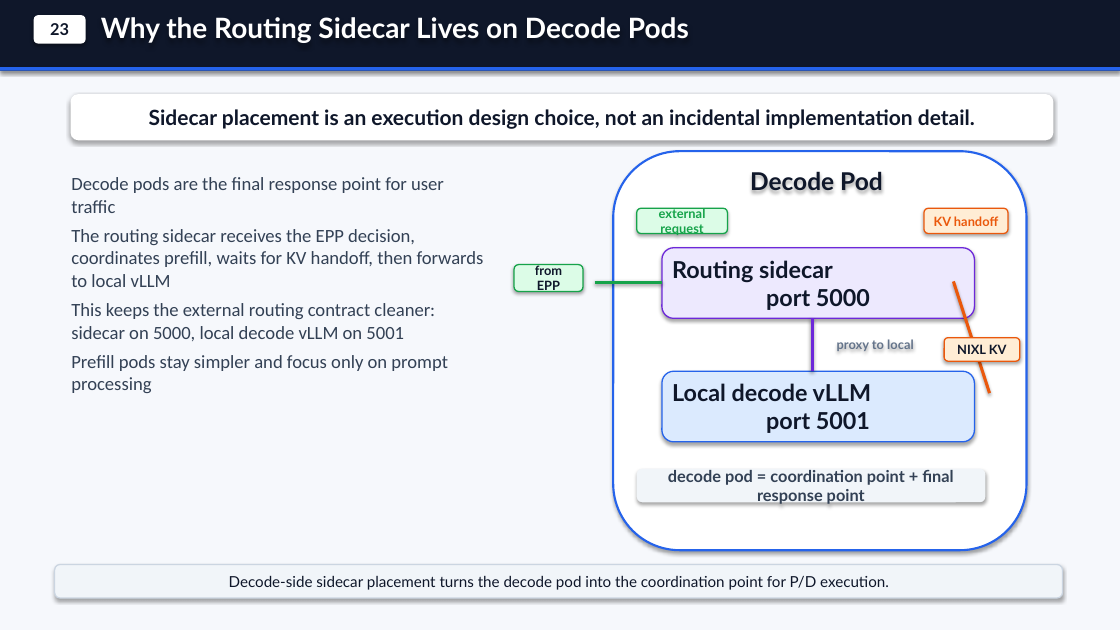
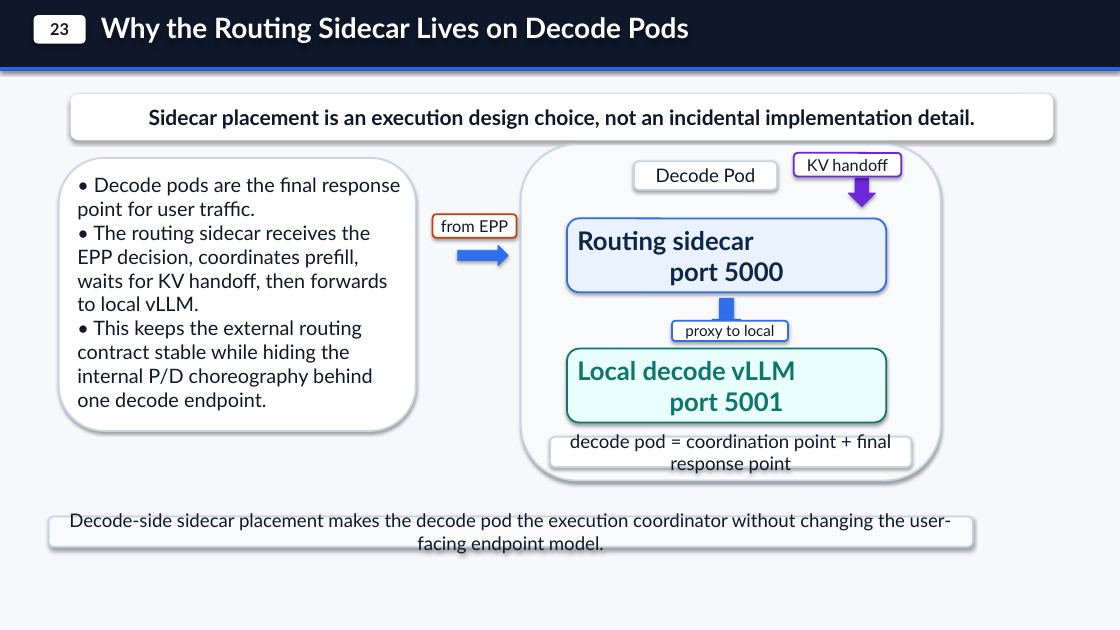
Before and after one commit to andyzhangx/demo, a slide deck: slide 8 of llm/kaito-llm-d-pd-slides.pptx. Drawn at 1120x630 pixels with LibreOffice and Linux fonts; fonts in the diff are those of the drawing. Boxes give left, top, right and bottom in pixels: in the first picture for what was removed or moved away, otherwise in the second. Text is boxed around its words. In the diff, an @@ line names an element or a change of style, - is before the commit and + after.

```diff
--- a/llm/kaito-llm-d-pd-slides.pptx
+++ b/llm/kaito-llm-d-pd-slides.pptx
@@ rounded rectangle: place and size @@
-rounded rectangle at [613, 151, 1027, 550]
+rounded rectangle at [521, 145, 941, 481]
@@ rounded rectangle at [521, 145, 941, 481]: fill #FFFFFF to #F8FAFC; outline #2563EB 1.8 pt to #CBD5E1 1.5 pt @@
@@ rounded rectangle added at [59, 158, 416, 431], fill #FFFFFF, outline #CBD5E1 1.5 pt @@
@@ text at [77, 177, 400, 411]: text changed; size 16 to 17 pt; font Calibri to Lato; text colour #334155 to #111827 @@
-Decode pods are the final response point for user traffic
-The routing sidecar receives the EPP decision, coordinates prefill, waits for KV handoff, then forwards to local vLLM
-This keeps the external routing contract cleaner: sidecar on 5000, local decode vLLM on 5001
-Prefill pods stay simpler and focus only on prompt processing
+• Decode pods are the final response point for user traffic.
+• The routing sidecar receives the EPP decision, coordinates prefill, waits for KV handoff, then forwards to local vLLM.
+• This keeps the external routing contract stable while hiding the internal P/D choreography behind one decode endpoint.
@@ rounded rectangle "Decode Pod": place and size @@
-rounded rectangle "Decode Pod" at [750, 172, 883, 191]
+rounded rectangle "Decode Pod" at [634, 161, 777, 190]
@@ rounded rectangle "Decode Pod" at [634, 161, 777, 190]: size 21 to 16 pt, text colour #0F172A to #111827, bold off; fill none to #FFFFFF; outline none to #CBD5E1 1.5 pt; shadow on @@
@@ rounded rectangle "KV handoff": place and size @@
-rounded rectangle "KV handoff" at [924, 208, 1008, 234]
+rounded rectangle "KV handoff" at [794, 153, 902, 176]
@@ rounded rectangle "KV handoff" at [794, 153, 902, 176]: size 11 to 14 pt, text colour #EA580C to #111827, bold off; fill #FFEDD5 to #FFFFFF; outline #EA580C 1.1 pt to #6D28D9 1.5 pt @@
@@ down arrow added at [849, 178, 875, 207], fill #6D28D9, outline #6D28D9 0.75 pt @@
@@ rounded rectangle removed at [637, 208, 728, 234] @@
-external request
@@ rounded rectangle "from EPP": place and size @@
-rounded rectangle "from EPP" at [514, 265, 583, 292]
+rounded rectangle "from EPP" at [433, 214, 517, 238]
@@ rounded rectangle "from EPP" at [433, 214, 517, 238]: size 11 to 14 pt, text colour #0F172A to #111827, bold off; fill #DCFCE7 to #FFFFFF; outline #16A34A 1.1 pt to #C2410C 1.5 pt @@
@@ rounded rectangle "Routing sidecar port 5000": place and size @@
-rounded rectangle "Routing sidecar port 5000" at [662, 248, 975, 318]
+rounded rectangle "Routing sidecar port 5000" at [567, 218, 886, 292]
@@ rounded rectangle "Routing sidecar port 5000" at [567, 218, 886, 292]: size 20 to 22 pt, text colour #0F172A to #0F2747; fill #EDE9FE to #EAF2FF; outline #6D28D9 1.1 pt to #2F6FEB 1.5 pt @@
@@ right arrow added at [458, 245, 508, 266], fill #2F6FEB, outline #2F6FEB 0.75 pt @@
@@ line removed from (595, 282) to (662, 282) @@
@@ down arrow added at [712, 298, 741, 334], fill #2F6FEB, outline #2F6FEB 0.75 pt @@
@@ line removed from (954, 281) to (990, 393) @@
@@ rounded rectangle "proxy to local": place and size @@
-rounded rectangle "proxy to local" at [837, 339, 913, 351]
+rounded rectangle "proxy to local" at [672, 321, 788, 341]
@@ rounded rectangle "proxy to local" at [672, 321, 788, 341]: size 11 to 13 pt, text colour #64748B to #111827, bold off; fill none to #FFFFFF; outline none to #2F6FEB 1.5 pt; shadow on @@
@@ line removed from (812, 318) to (812, 371) @@
@@ rounded rectangle "Local decode vLLM port 5001": place and size @@
-rounded rectangle "Local decode vLLM port 5001" at [662, 371, 975, 442]
+rounded rectangle "Local decode vLLM port 5001" at [567, 349, 886, 423]
@@ rounded rectangle "Local decode vLLM port 5001" at [567, 349, 886, 423]: size 20 to 22 pt, text colour #0F172A to #0F766E; fill #DBEAFE to #E8FFFB; outline #2563EB 1.1 pt to #0F766E 1.5 pt @@
@@ rounded rectangle removed at [944, 338, 1020, 361] @@
-NIXL KV
@@ rounded rectangle "decode pod = coordination point ...": place and size @@
-rounded rectangle "decode pod = coordination point ..." at [637, 469, 986, 502]
+rounded rectangle "decode pod = coordination point ..." at [550, 437, 912, 467]
@@ rounded rectangle "decode pod = coordination point ..." at [550, 437, 912, 467]: size 14 to 16 pt, text colour #334155 to #111827, bold off; fill #F1F5F9 to #FFFFFF; outline none to #CBD5E1 1.5 pt @@
@@ rounded rectangle "Decode-side sidecar placement makes the ...": place and size @@
-rounded rectangle "Decode-side sidecar placement makes the ..." at [55, 565, 1063, 598]
+rounded rectangle "Decode-side sidecar placement makes the ..." at [49, 517, 973, 547]
@@ rounded rectangle "Decode-side sidecar placement makes the ..." at [49, 517, 973, 547]: fill #F1F5F9 to #F8FAFC; outline #CBD5E1 1.1 pt to #CBD5E1 1.5 pt @@
@@ text in rounded rectangle at [69, 513, 952, 554]: text changed; size 13 to 16 pt; text colour #0F172A to #111827 @@
-Decode-side sidecar placement turns the decode pod into the coordination point for P/D execution.
+Decode-side sidecar placement makes the decode pod the execution coordinator without changing the user-facing endpoint model.
```
Also in this commit, not shown: 6 other slides changed.
